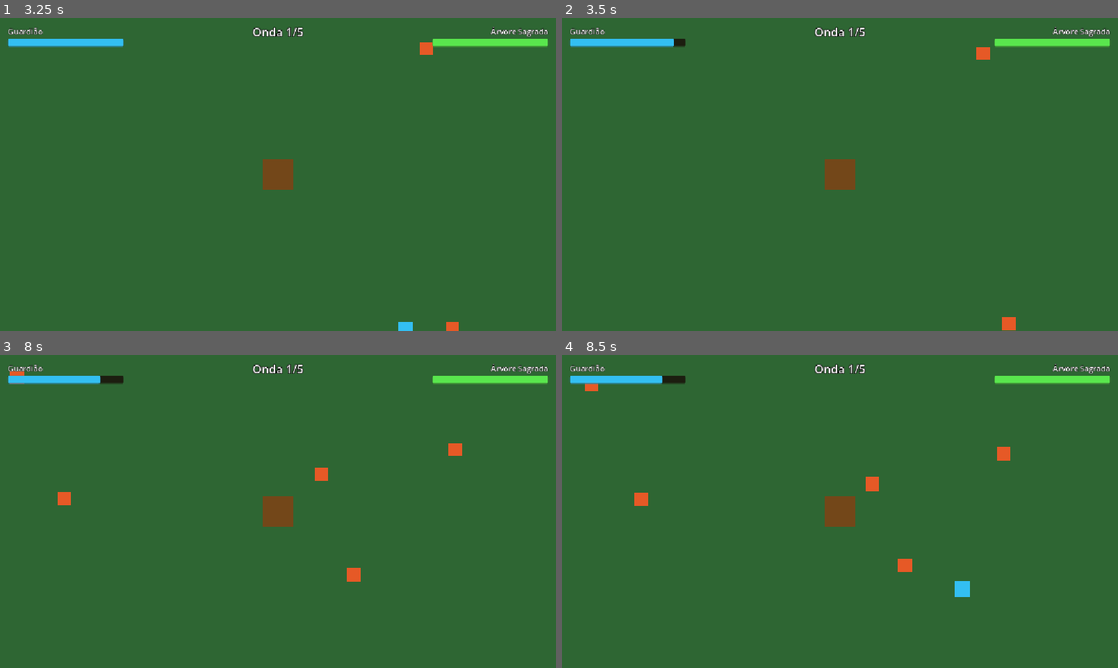
Above: before the commit, frames 1-4 (two rows, left to right).
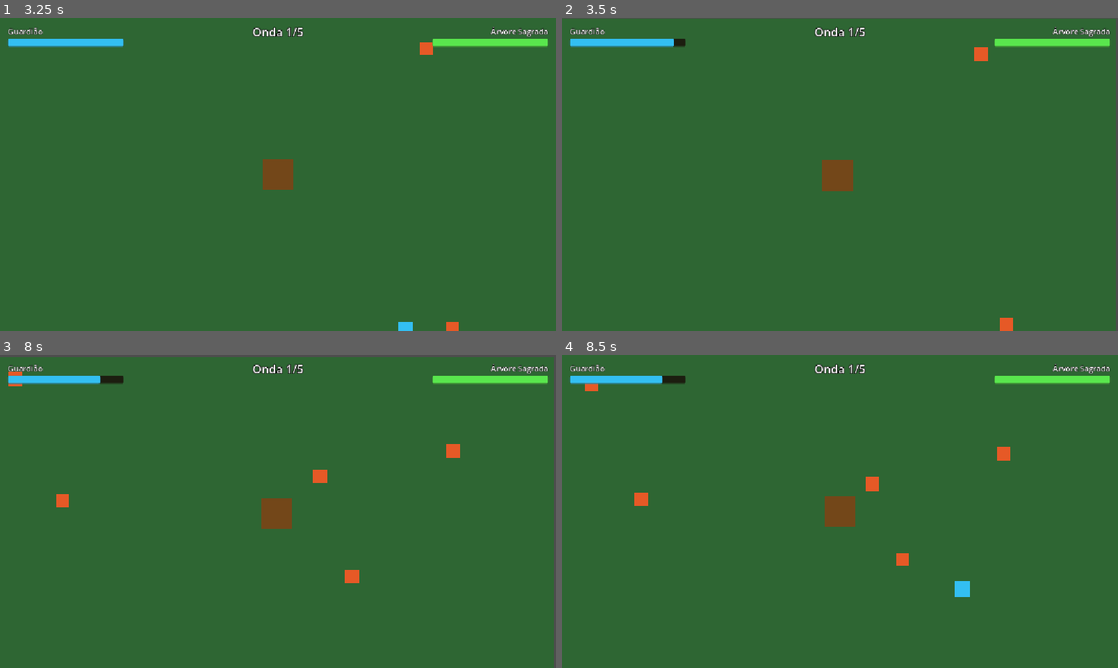
Above: after the commit, the same moments.

Repository: elian-sss/sentinela
Game: Godot game, scene res://cenas/telas/TelaInicial.tscn
Two runs of this game, one before a commit and one after it. Both use one fixed random seed, a clock stepped at 60 frames per second and the inputs below.
Inputs (mouse positions are in pixels of both pictures, inside the frame that each line leads up to):
- Up to frame 1 (3.25 s): click "Jogar" at 0.5 s; tap Enter at 1.25 s; move the mouse to (400, 158) at 1.27 s; hold D (mover_direita) 1.28-2.03 s; click (400, 158) at 1.35 s; move the mouse to (166, 190) at 2.02 s; hold S (mover_baixo) 2.03-2.78 s; tap Space (dash) at 2.1 s; move the mouse to (333, 105) at 2.77 s; hold D (mover_direita) from 2.78 s (still down); hold R (reiniciar) from 2.78 s (still down)
- Up to frame 2 (3.5 s): keep holding D (mover_direita); keep holding R (reiniciar)
- Up to frame 3 (8 s): move the mouse to (250, 574) at 3.52 s; release D (mover_direita) at 3.53 s; release R (reiniciar) at 3.53 s; hold W (mover_cima) 3.53-4.28 s; click (250, 574) at 3.6 s; move the mouse to (444, 558) at 4.27 s; hold A (mover_esquerda) 4.28-5.78 s; tap Space (dash) at 4.35, 6.6 s; move the mouse to (111, 464) at 5.02 s; tap R (reiniciar) at 5.1 s; move the mouse to (305, 511) at 5.77 s; hold S (mover_baixo) 5.78-6.53 s; click (305, 511) at 5.85 s; move the mouse to (194, 433) at 6.52 s; hold D (mover_direita) 6.53-7.28 s; move the mouse to (400, 495) at 7.27 s; hold W (mover_cima) from 7.28 s (still down); hold R (reiniciar) from 7.28 s (still down)
- Up to frame 4 (8.5 s): move the mouse to (728, 527) at 8.02 s; release W (mover_cima) at 8.03 s; release R (reiniciar) at 8.03 s; hold D (mover_direita) from 8.03 s (still down); click (728, 527) at 8.1 s

Frame 1 is identical in both runs. In frame 2, 0.8% of the frame differs, in the area x 0-100%, y 0-100%; in frame 3, 1.4%; in frame 4, 0.1%.

Commit message:
Adiciona feedback de impacto: piscar branco, tremor de câmera, empurrão e barra da árvore piscando

Diff:
--- a/cenas/arena/Arena.tscn
+++ b/cenas/arena/Arena.tscn
@@ -7,6 +7,7 @@
 [ext_resource type="PackedScene" path="res://cenas/hud/HUD.tscn" id="5_hud"]
 [ext_resource type="PackedScene" path="res://cenas/telas/TelaFimDePartida.tscn" id="6_tela_fim"]
 [ext_resource type="PackedScene" path="res://cenas/telas/TelaPausa.tscn" id="7_tela_pausa"]
+[ext_resource type="Script" path="res://cenas/jogo/camera_tremor.gd" id="8_camera"]
 
 [node name="Arena" type="Node2D" unique_id=560938052]
 
@@ -45,3 +46,9 @@
 gerente_do_jogo = NodePath("../GerenteDoJogo")
 
 [node name="TelaPausa" parent="." instance=ExtResource("7_tela_pausa")]
+
+[node name="Camera" type="Camera2D" parent="." node_paths=PackedStringArray("heroi", "arvore")]
+anchor_mode = 0
+script = ExtResource("8_camera")
+heroi = NodePath("../Heroi")
+arvore = NodePath("../Arvore")
--- a/cenas/arvore/arvore.gd
+++ b/cenas/arvore/arvore.gd
@@ -4,6 +4,7 @@
 
 signal vida_alterada(atual: int, maxima: int)
 signal destruida
+signal dano_recebido
 
 @export var vida_maxima: int = 300
 @export var vida_atual: int = 300:
@@ -11,7 +12,10 @@
 
 
 func receber_dano(valor: int) -> void:
+	var anterior: int = vida_atual
 	vida_atual -= valor
+	if vida_atual < anterior:
+		dano_recebido.emit()
 
 
 func curar(valor: int) -> void:
--- a/cenas/chefe/chefe.gd
+++ b/cenas/chefe/chefe.gd
@@ -43,6 +43,7 @@
 var _tempo_ate_invocacao: float = 0.0
 var _arvore: Arvore
 var _heroi: Heroi
+var _cor_original: Color
 
 @onready var _visual: ColorRect = $Visual
 @onready var _linha_aviso: Line2D = $LinhaAviso
@@ -52,6 +53,7 @@
 	_arvore = get_tree().get_first_node_in_group("arvore")
 	_heroi = get_tree().get_first_node_in_group("heroi")
 	vida_atual = vida_maxima
+	_cor_original = _visual.color
 	_tempo_ate_ataque_arvore = intervalo_ataque_arvore
 	_tempo_ate_invocacao = intervalo_invocacao
 	_mudar_estado(Estado.AVANCANDO)
@@ -80,6 +82,7 @@
 		valor *= multiplicador_dano_atordoado
 	vida_atual = maxi(vida_atual - valor, 0)
 	vida_alterada.emit(vida_atual, vida_maxima)
+	Feedback.piscar_branco(self, _visual, _cor_original)
 	if vida_atual == 0:
 		_morrer()
 
--- a/cenas/heroi/golpe.gd
+++ b/cenas/heroi/golpe.gd
@@ -4,6 +4,7 @@
 
 @export var dano: int = 10
 @export var duracao: float = 0.1
+@export var forca_empurrao: float = 250.0
 
 
 func _ready() -> void:
@@ -13,5 +14,9 @@
 
 
 func _ao_tocar(alvo: Node2D) -> void:
-	if alvo.is_in_group("inimigos"):
-		alvo.receber_dano(dano)
+	if not alvo.is_in_group("inimigos"):
+		return
+	alvo.receber_dano(dano)
+	if Feedback.EMPURRAR_INIMIGO_ATINGIDO and alvo.has_method("empurrar"):
+		var direcao: Vector2 = get_parent().global_position.direction_to(alvo.global_position)
+		alvo.empurrar(direcao * forca_empurrao)
--- a/cenas/heroi/heroi.gd
+++ b/cenas/heroi/heroi.gd
@@ -4,6 +4,7 @@
 
 signal vida_alterada(atual: int, maxima: int)
 signal morreu
+signal dano_recebido
 
 const CENA_GOLPE: PackedScene = preload("res://cenas/heroi/Golpe.tscn")
 
@@ -93,6 +94,7 @@
 		return
 	vida_atual -= valor
 	_tempo_invencivel = duracao_invencibilidade
+	dano_recebido.emit()
 
 
 func curar(valor: int) -> void:
--- a/cenas/hud/hud.gd
+++ b/cenas/hud/hud.gd
@@ -3,10 +3,14 @@
 ## Interface da partida: vida do herói, vida da árvore, onda atual e vida do chefe quando ele aparece.
 ## Atualiza só quando recebe os signals, sem consultar nada a cada frame.
 
+const COR_PISCAR_BARRA: Color = Color(1, 0.25, 0.25)
+
 @export var heroi: Heroi
 @export var arvore: Arvore
 @export var gerente_de_ondas: GerenteDeOndas
 @export var duracao_aviso_onda: float = 2.0
+
+var _tween_barra_arvore: Tween
 
 @onready var _barra_heroi: ProgressBar = $PainelHeroi/BarraVida
 @onready var _barra_arvore: ProgressBar = $PainelArvore/BarraVida
@@ -20,6 +24,8 @@
 func _ready() -> void:
 	heroi.vida_alterada.connect(_atualizar_barra.bind(_barra_heroi))
 	arvore.vida_alterada.connect(_atualizar_barra.bind(_barra_arvore))
+	if Feedback.PISCAR_BARRA_ARVORE:
+		arvore.dano_recebido.connect(_piscar_barra_arvore)
 	gerente_de_ondas.onda_iniciada.connect(_ao_iniciar_onda)
 	gerente_de_ondas.inimigo_nasceu.connect(_ao_nascer_inimigo)
 	_timer_aviso.timeout.connect(_aviso.hide)
@@ -60,3 +66,13 @@
 
 func _ao_chefe_morrer(_posicao: Vector2) -> void:
 	_painel_chefe.hide()
+
+
+## Duas piscadas rápidas em vermelho.
+func _piscar_barra_arvore() -> void:
+	if _tween_barra_arvore:
+		_tween_barra_arvore.kill()
+	_tween_barra_arvore = create_tween()
+	for i in 2:
+		_tween_barra_arvore.tween_property(_barra_arvore, "modulate", COR_PISCAR_BARRA, 0.0)
+		_tween_barra_arvore.tween_property(_barra_arvore, "modulate", Color.WHITE, 0.15)
--- a/cenas/inimigo/inimigo.gd
+++ b/cenas/inimigo/inimigo.gd
@@ -19,6 +19,7 @@
 @export var chance_item: float = 0.15
 @export var bonus_chance_por_dano_arvore: float = 0.005
 @export var chance_item_maxima: float = 0.4
+@export var atrito_empurrao: float = 1500.0 ## quão rápido o empurrão perde força (px/s²)
 @export var chance_escudo: float = 0.2 ## entre os itens que caem, fração que é escudo
 @export var chance_erva: float = 0.5 ## entre os que não são escudo, fração que é erva
 
@@ -27,16 +28,25 @@
 var _heroi: Heroi
 var _tempo_ate_ataque: float = 0.0
 var _tempo_ate_dano_heroi: float = 0.0
+var _empurrao: Vector2 = Vector2.ZERO
+var _cor_original: Color
+
+@onready var _visual: ColorRect = $Visual
 
 
 func _ready() -> void:
 	_arvore = get_tree().get_first_node_in_group("arvore")
 	_heroi = get_tree().get_first_node_in_group("heroi")
+	_cor_original = _visual.color
 	_tempo_ate_ataque = intervalo_ataque
 
 
 func _physics_process(delta: float) -> void:
 	_atacar_heroi_se_perto(delta)
+
+	if _empurrao != Vector2.ZERO:
+		_ser_empurrado(delta)
+		return
 
 	if _arvore == null or _arvore.esta_destruida():
 		velocity = Vector2.ZERO
@@ -52,6 +62,18 @@
 
 func receber_dano(valor: int) -> void:
 	vida -= valor
+	Feedback.piscar_branco(self, _visual, _cor_original)
+
+
+func empurrar(impulso: Vector2) -> void:
+	_empurrao = impulso
+
+
+## Enquanto o empurrão dura, o inimigo só desliza e não anda nem ataca a árvore.
+func _ser_empurrado(delta: float) -> void:
+	velocity = _empurrao
+	move_and_slide()
+	_empurrao = _empurrao.move_toward(Vector2.ZERO, atrito_empurrao * delta)
 
 
 func _atacar_arvore(delta: float) -> void:
--- /dev/null
+++ b/cenas/jogo/camera_tremor.gd
@@ -0,0 +1,30 @@
+class_name CameraTremor
+extends Camera2D
+## Câmera fixa da arena que treme um pouco quando o herói ou a árvore levam dano.
+## Ancorada no canto superior esquerdo, mostra exatamente o mesmo que o jogo sem câmera.
+
+@export var heroi: Heroi
+@export var arvore: Arvore
+@export var intensidade: float = 6.0 ## deslocamento máximo em pixels
+@export var duracao: float = 0.2
+
+var _tempo_restante: float = 0.0
+
+
+func _ready() -> void:
+	if not Feedback.TREMER_CAMERA:
+		return
+	heroi.dano_recebido.connect(tremer)
+	arvore.dano_recebido.connect(tremer)
+
+
+func _process(delta: float) -> void:
+	if _tempo_restante <= 0.0:
+		return
+	_tempo_restante = maxf(_tempo_restante - delta, 0.0)
+	var forca: float = intensidade * _tempo_restante / duracao
+	offset = Vector2(randf_range(-forca, forca), randf_range(-forca, forca))
+
+
+func tremer() -> void:
+	_tempo_restante = duracao
--- /dev/null
+++ b/cenas/jogo/feedback.gd
@@ -0,0 +1,22 @@
+class_name Feedback
+extends RefCounted
+## Efeitos de "sensação" do jogo. Nenhum deles muda as regras.
+## Para desligar todos, mude ATIVO para false. Para desligar só um, troque a constante dele por false.
+
+const ATIVO: bool = true
+const PISCAR_INIMIGO_ATINGIDO: bool = ATIVO
+const EMPURRAR_INIMIGO_ATINGIDO: bool = ATIVO
+const TREMER_CAMERA: bool = ATIVO
+const PISCAR_BARRA_ARVORE: bool = ATIVO
+
+const DURACAO_PISCAR_BRANCO: float = 0.1
+
+
+## Deixa o visual branco por um instante e volta à cor original. O tween morre junto com o nó.
+static func piscar_branco(no: Node, visual: ColorRect, cor_original: Color) -> void:
+	if not PISCAR_INIMIGO_ATINGIDO:
+		return
+	visual.color = Color.WHITE
+	var tween: Tween = no.create_tween()
+	tween.tween_interval(DURACAO_PISCAR_BRANCO)
+	tween.tween_callback(func() -> void: visual.color = cor_original)
Not shown, added: cenas/jogo/camera_tremor.gd.uid
Not shown, added: cenas/jogo/feedback.gd.uid
